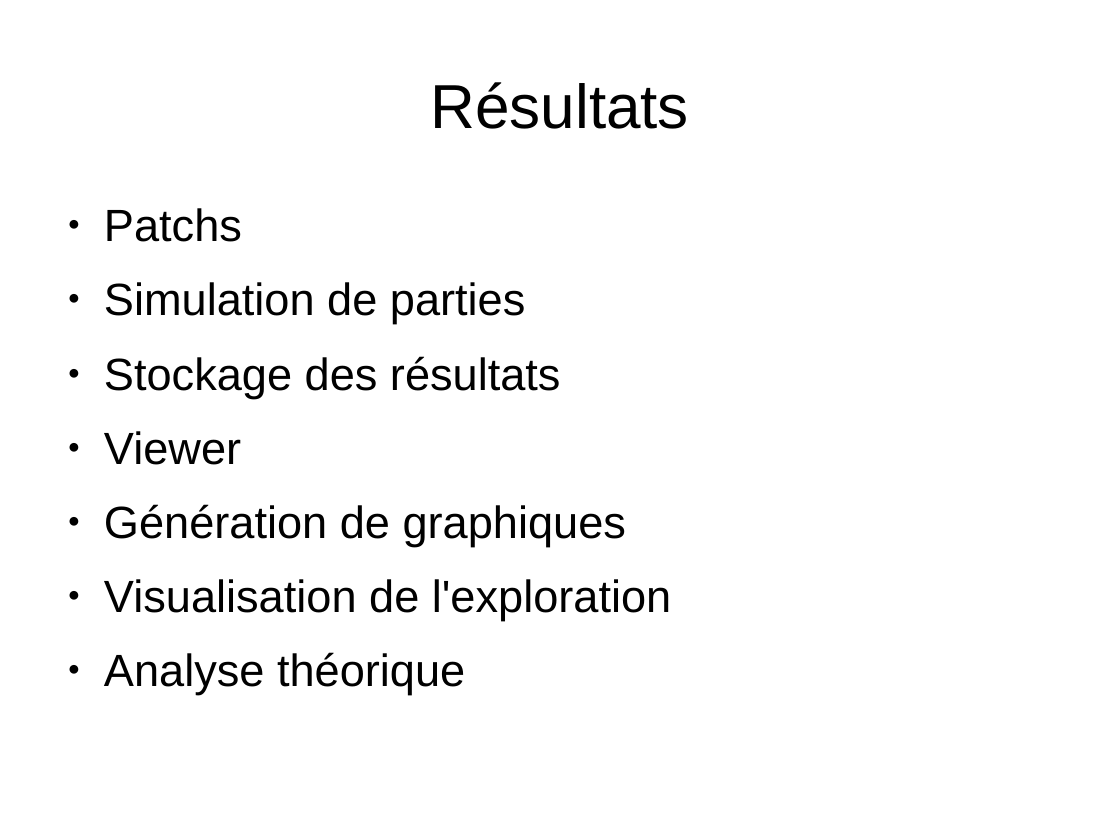
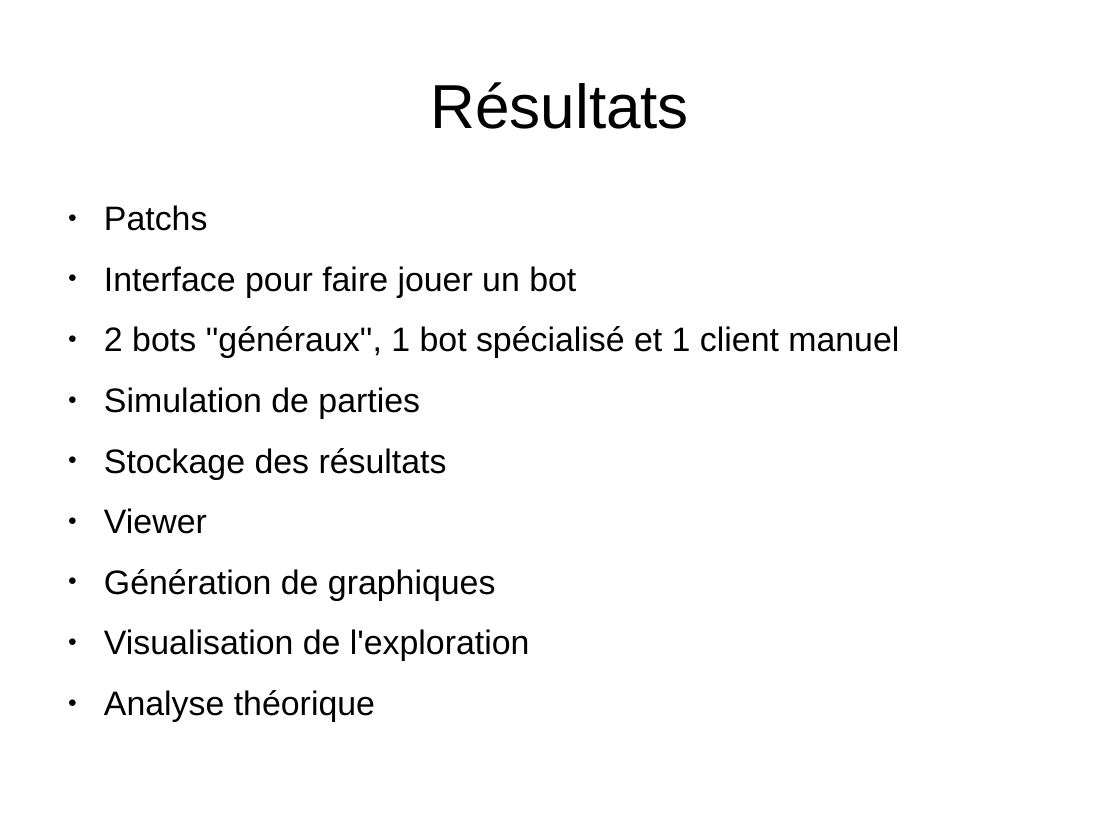
Before and after one commit to medrimonia/PFA-Nethack, a slide deck: slide 5 of papers/soutenance/soutenance.odp. Drawn at 1120x840 pixels with LibreOffice and Linux fonts; fonts in the diff are those of the drawing. Boxes give left, top, right and bottom in pixels: in the first picture for what was removed or moved away, otherwise in the second. Text is boxed around its words. In the diff, an @@ line names an element or a change of style, - is before the commit and + after.

```diff
--- a/papers/soutenance/soutenance.odp
+++ b/papers/soutenance/soutenance.odp
@@ text at box(104, 205, 530, 722): size 32 to 24 pt in "Patchs", "Simulation de parties", "Stockage des résultats", "Viewer" and 3 more places @@
@@ text at box(104, 266, 899, 358): paragraphs added @@
+● Interface pour faire jouer un bot
+● 2 bots ''généraux'', 1 bot spécialisé et 1 client manuel
```
Also in this commit, not shown: 1 other slide changed, 5 slides added, 3 slides removed.
